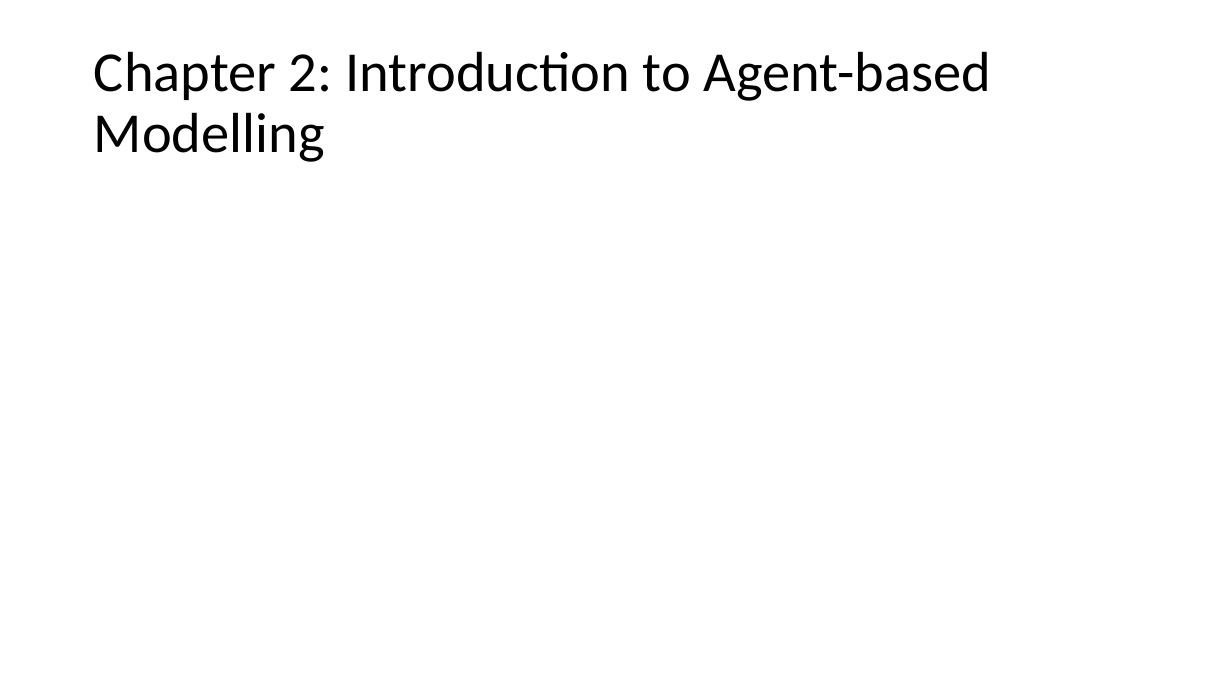
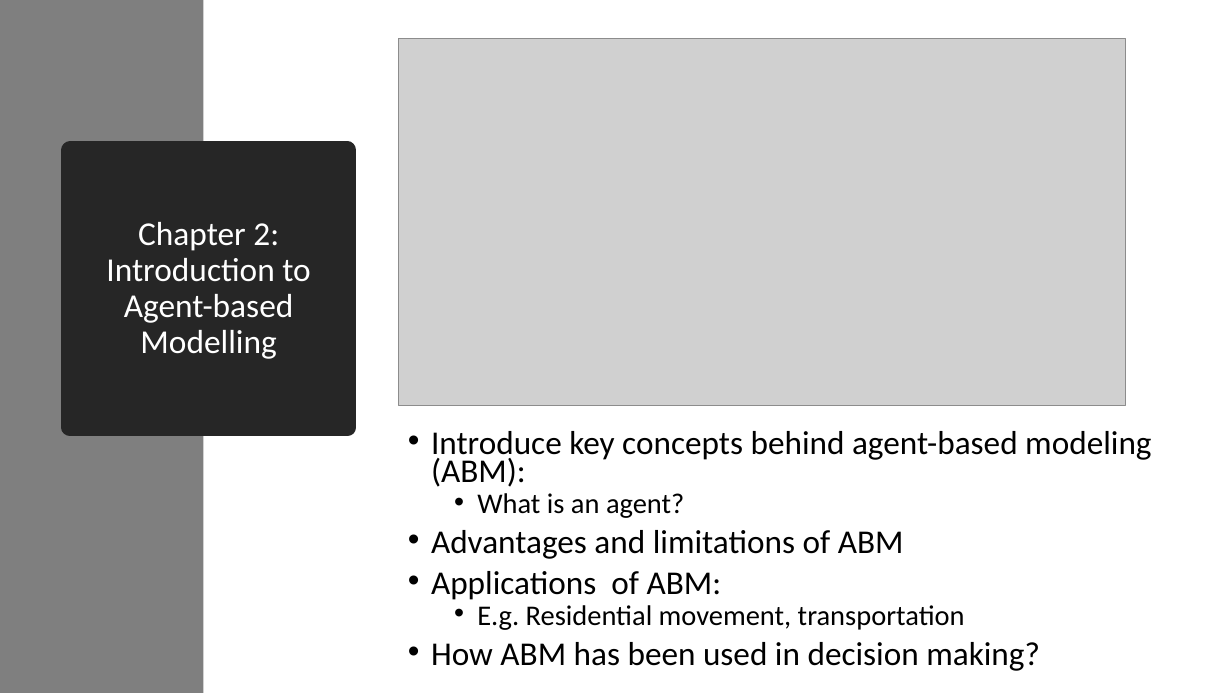
Before and after one commit to abmgis/abmgis, a slide deck: slide 12 of Chapter01-ABMGIS/Chapter1.pptx (slide 13 before the commit). Drawn at 1232x693 pixels with LibreOffice and Linux fonts; fonts in the diff are those of the drawing; grey boxes stand for pictures. Boxes give left, top, right and bottom in pixels: in the first picture for what was removed or moved away, otherwise in the second. Text is boxed around its words. In the diff, an @@ line names an element or a change of style, - is before the commit and + after.

```diff
--- a/Chapter01-ABMGIS/Chapter1.pptx
+++ b/Chapter01-ABMGIS/Chapter1.pptx
@@ rectangle added at bbox=[0, 0, 203, 693], fill #7F7F7F @@
@@ picture added at bbox=[399, 39, 1126, 406] @@
@@ title "Chapter 2: Introduction to Agent-based ...": place and size @@
-title "Chapter 2: Introduction to Agent-based ..." at bbox=[94, 51, 991, 162]
+title "Chapter 2: Introduction to Agent-based ..." at bbox=[70, 151, 348, 428]
@@ title "Chapter 2: Introduction to Agent-based ..." at bbox=[70, 151, 348, 428]: size 44 to 26 pt, text colour #000000 to #FFFFFF; alignment left to centre; fill none to #262626; outline none to #262626 13.75 pt @@
@@ text added at bbox=[431, 431, 1151, 671], 25.9 pt, text #000000 @@
+• Introduce key concepts behind agent-based modeling (ABM):
+  • What is an agent?
+• Advantages and limitations of ABM
+• Applications of ABM:
+  • E.g. Residential movement, transportation
+• How ABM has been used in decision making?
```
Also in this commit, not shown: 2 other slides changed, 8 slides added, 11 slides removed.
